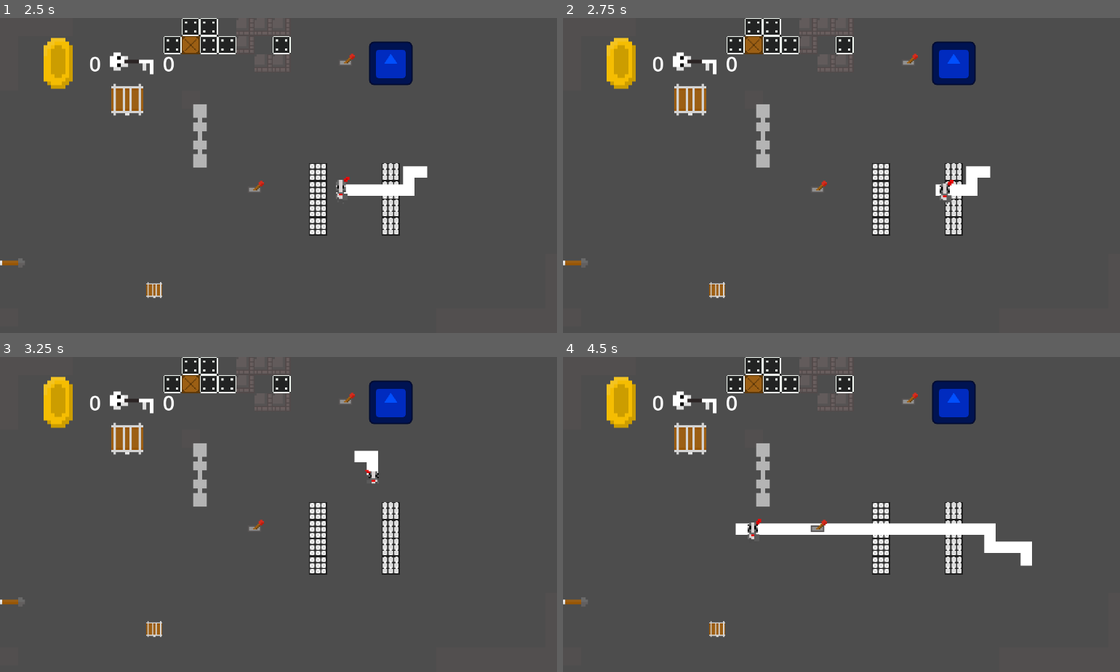
Above: before the commit, frames 1-4 (two rows, left to right).
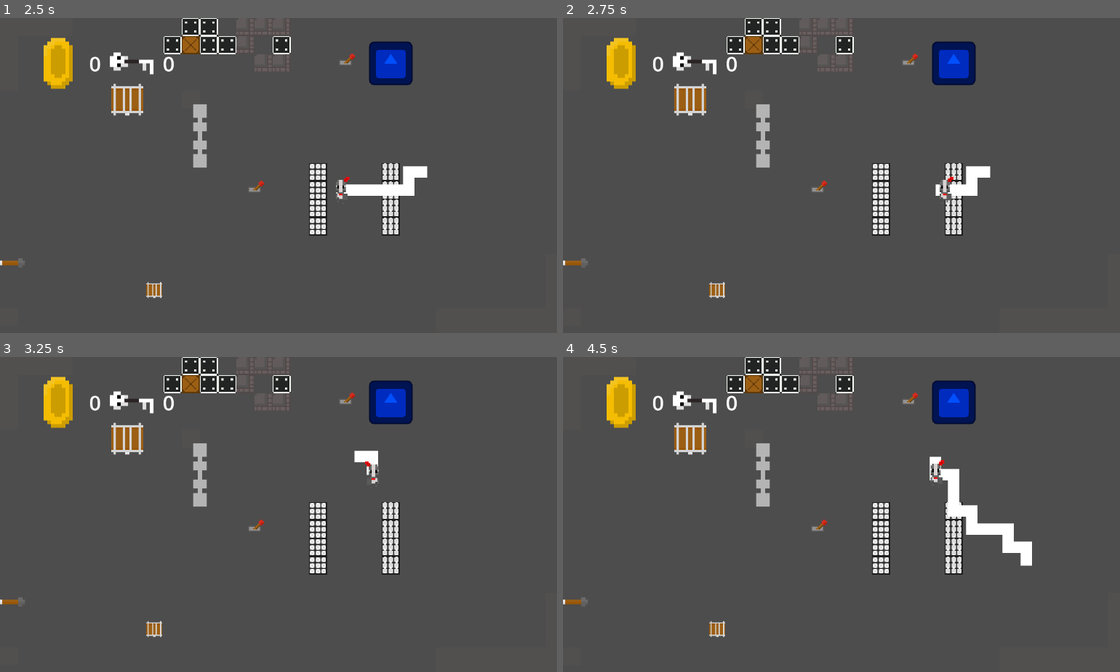
Above: after the commit, the same moments.

Repository: u-sernam-e/GameJam2025
Game: Godot game, scene res://Scenes/Level/main_level.tscn
The game is run twice, just before and just after one commit, with the same random seed, the same clock (stepped at 60 frames per second) and the same inputs. This scene is started directly instead of the project's main scene. The engine's default icon, where the game draws it, is replaced by a stand-in: a white triangle on a blue panel in a dark square.
Inputs (mouse positions are in pixels of both pictures, inside the frame that each line leads up to):
- Up to frame 1 (2.5 s): click (534, 320) at 0.5 s; tap Enter (ui_accept) at 1.25, 1.52, 2.27 s; move the mouse to (417, 166) at 1.27 s; press the mouse at (417, 166) at 1.28 s; hold Right (ui_right) 1.28-2.03 s; move the mouse to (172, 197) at 2.02 s; release the mouse at (172, 197) at 2.03 s; hold Down (ui_down) from 2.03 s (still down); right-click (172, 197) at 2.1 s
- Up to frame 2 (2.75 s): keep holding Down (ui_down)
- Up to frame 3 (3.25 s): move the mouse to (350, 448) at 2.77 s; release Down (ui_down) at 2.78 s; press the mouse at (350, 448) at 2.78 s; hold Right (ui_right) from 2.78 s (still down)
- Up to frame 4 (4.5 s): move the mouse to (824, 586) at 3.52 s; release Right (ui_right) at 3.53 s; release the mouse at (824, 586) at 3.53 s; hold Up (ui_up) 3.53-4.28 s; right-click (824, 586) at 3.6 s; tap Enter (ui_accept) at 3.77, 4.25 s; move the mouse to (1030, 568) at 4.27 s; press the mouse at (1030, 568) at 4.28 s; hold Left (ui_left) from 4.28 s (still down)

Frame 1 is identical in both runs. In frame 2, 0.1% of the frame differs, in the area x 67-71%, y 50-59%; in frame 3, less than 0.1%; in frame 4, 2.5%, in the area x 30-81%, y 31-63%.
Error before the commit: Cannot call method 'reload_current_scene' on a null value. (res://Scripts/Character/adventurer.gd:64)

Commit message:
nooooopls

Diff:
--- a/Scenes/FinalLevels/level_1.tscn
+++ b/Scenes/FinalLevels/level_1.tscn
@@ -14,6 +14,7 @@
 [ext_resource type="PackedScene" uid="uid://bkdm0qm16d3l5" path="res://Scenes/Level/key.tscn" id="9_mupiu"]
 [ext_resource type="PackedScene" uid="uid://dy5fwqhkemn7" path="res://Scenes/Level/key_door.tscn" id="10_5rlm6"]
 [ext_resource type="PackedScene" uid="uid://bcqod3lapx88c" path="res://Scenes/Level/room_transition.tscn" id="10_urfwr"]
+[ext_resource type="PackedScene" uid="uid://ckkdnoq3rp7k8" path="res://Scenes/Level/mimic.tscn" id="11_5rlm6"]
 [ext_resource type="PackedScene" uid="uid://bq7srnjo5yegy" path="res://Scenes/Level/end_level.tscn" id="15_mupiu"]
 
 [sub_resource type="RectangleShape2D" id="RectangleShape2D_2ioqe"]
@@ -71,8 +72,9 @@
 rotation = -1.5707964
 dir = "Right"
 
-[node name="ArrowLever" parent="Items" instance=ExtResource("8_vwqds")]
+[node name="ArrowLever" parent="Items" node_paths=PackedStringArray("itemToActivate") instance=ExtResource("8_vwqds")]
 position = Vector2(1118, 216)
+itemToActivate = NodePath("../Gate")
 
 [node name="Gate" parent="Items" node_paths=PackedStringArray("wallTile") instance=ExtResource("4_pt6ke")]
 position = Vector2(1031, 375)
@@ -87,6 +89,10 @@
 wallTile = NodePath("../../Walls")
 
 [node name="Lever4Component" type="Node2D" parent="Items"]
+
+[node name="Mimic" parent="Items" instance=ExtResource("11_5rlm6")]
+position = Vector2(529, 241)
+scale = Vector2(2, 2)
 
 [node name="Adventurer" parent="." node_paths=PackedStringArray("player_node", "tilemap_layer_node", "visual_path_line2D") instance=ExtResource("5_pt6ke")]
 position = Vector2(664, 536)
--- a/Scenes/Level/end_level.tscn
+++ b/Scenes/Level/end_level.tscn
@@ -6,6 +6,8 @@
 [sub_resource type="CapsuleShape2D" id="CapsuleShape2D_neu1b"]
 
 [node name="EndLevel" type="Area2D"]
+collision_layer = 255
+collision_mask = 255
 script = ExtResource("1_neu1b")
 
 [node name="Sprite2D" type="Sprite2D" parent="."]
--- a/Scripts/Character/adventurer.gd
+++ b/Scripts/Character/adventurer.gd
@@ -58,11 +58,12 @@
 			b.activate()
 
 func die():
-	Globals.activate_death = true
-	sprite_2d.play("death")
-	await sprite_2d.animation_finished
-	get_tree().reload_current_scene()
-	queue_free()
+	pass
+	#Globals.activate_death = true
+	#sprite_2d.play("death")
+	#await sprite_2d.animation_finished
+	#get_tree().reload_current_scene()
+	#queue_free()
 
 func _death_body_entered(_body : Node2D):
 	die()
Not shown: 1 places in Scenes/FinalLevels/level_1.tscn that only renumber resources
